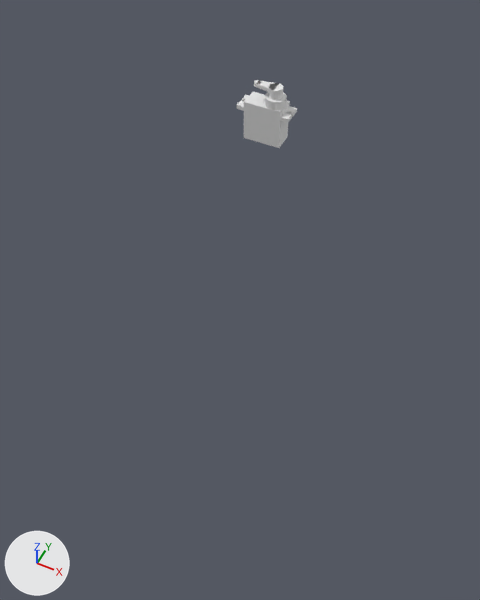
What one commit did to the Blender file dz231021/motor6.blend.
The view is the same before and after, from a camera (50 mm lens) standing at (136.0, -306.0, 230.0) and looking at (33.0, -100.0, -28.0). Arrows for +X, +Y and +Z are at lower left; the lights stay in place.
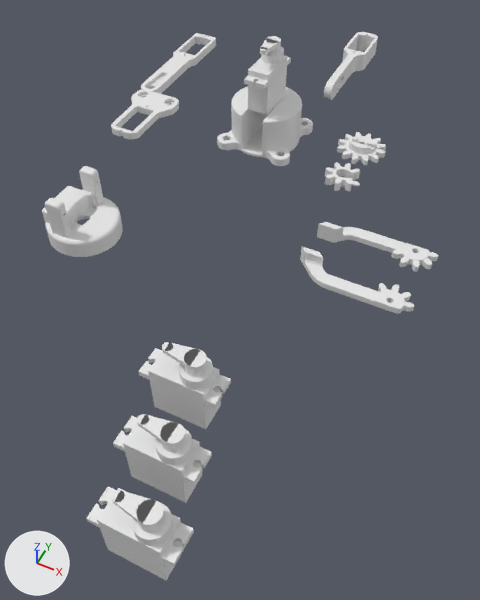
What differs and where, as boxes [x1, y1, x2, y2] in the pictures (480 x 600 px):
'Plane.004', added
    after: [87, 486, 194, 581]
'Plane.003', added
    after: [113, 414, 212, 503]
'Plane.001', added
    after: [138, 342, 231, 429]
'Tapa v2', added
    after: [42, 166, 123, 257]
'Base 2 v2', added
    after: [217, 86, 313, 166]
'Plane', moved, turned
    before: [236, 80, 297, 148]
    after: [244, 36, 291, 115]
'Pinza izquierda v1', added
    after: [300, 246, 414, 314]
'Pinza derecha v1', added
    after: [317, 222, 438, 272]
'Soporte Pinza v1', added
    after: [111, 90, 179, 139]
'Brazo 1 v1', added
    after: [141, 33, 216, 94]
'Brazo 2 v1', added
    after: [324, 32, 378, 100]
'Piñon pinza 1 v1', added
    after: [337, 132, 386, 165]
'Piñon Servo v1', added
    after: [325, 162, 360, 192]

What the commit changed:
Mesh me_tapa_v2 is new.
It has 2805 vertices, 5618 faces and spans x -19.0..19.0, y -19.0..19.0, z 0.0..29.5.
Mesh me_soporte_pinza_v1 is new.
It has 579 vertices, 1170 faces and spans x -67.0..-38.0, y -22.5..21.5, z 0.0..4.0.
Mesh me_piñon_servo_v1 is new.
It has 774 vertices, 1548 faces and spans x 45.0..65.0, y -28.0..-8.0, z 0.0..5.0.
Mesh me_piñon_pinza_1_v1 is new.
It has 1171 vertices, 2342 faces and spans x 41.0..69.0, y -1.0..27.0, z 0.0..7.0.
Mesh me_pinza_izquierda_v1 is new.
It has 477 vertices, 954 faces and spans x -29.9..28.5, y -18.7..-4.3, z 0.0..9.0.
Mesh me_pinza_derecha_v1 is new.
It has 470 vertices, 940 faces and spans x -29.9..28.5, y 3.5..17.5, z 0.0..9.0.
Mesh me_brazo_2_v1 is new.
It has 533 vertices, 1078 faces and spans x -8.2..8.2, y -40.0..40.0, z 0.0..12.0.
Mesh me_brazo_1_v1 is new.
It has 429 vertices, 870 faces and spans x -8.2..8.2, y -40.0..40.0, z 0.0..5.0.
Mesh me_base_2_v2 is new.
It has 8864 vertices, 17744 faces and spans x -22.5..22.5, y -22.5..22.5, z 0.0..24.0.
Object 'Plane' (ob_plane) moves from (0.0, 0.0, 0.0) to (0.0, 0.0, 23.5).
Object 'Plane' (ob_plane) turns from (0, 0, 0) to (0, 0, 88) degrees about x, y and z.
Object 'Plane.004' (ob_plane_004) is new; it shows a copy of the mesh of ob_plane.
Its location is (68.4, -241.7, 4.7).
Object 'Plane.003' (ob_plane_003) is new; it shows a copy of the mesh of ob_plane.
Its location is (60.7, -215.2, 4.4).
Object 'Plane.001' (ob_plane_001) is new; it shows a copy of the mesh of ob_plane.
Its location is (53.7, -187.2, 7.4).
Object 'Tapa v2' (ob_tapa_v2) is new; it shows me_tapa_v2.
Its location is (-51.1, -111.1, -5.2).
Object 'Soporte Pinza v1' (ob_soporte_pinza_v1) is new; it shows me_soporte_pinza_v1.
Its location is (-16.5, -24.6, 8.0).
Object 'Piñon Servo v1' (ob_piñon_servo_v1) is new; it shows me_piñon_servo_v1.
Its location is (0.0, 0.0, 0.0).
Object 'Piñon pinza 1 v1' (ob_piñon_pinza_1_v1) is new; it shows me_piñon_pinza_1_v1.
Its location is (0.0, 0.0, 0.0).
Object 'Pinza izquierda v1' (ob_pinza_izquierda_v1) is new; it shows me_pinza_izquierda_v1.
Its location is (89.4, -81.1, 2.2).
Object 'Pinza derecha v1' (ob_pinza_derecha_v1) is new; it shows me_pinza_derecha_v1.
Its location is (90.3, -73.6, 1.8).
Object 'Brazo 2 v1' (ob_brazo_2_v1) is new; it shows me_brazo_2_v1.
Its location is (11.3, 112.4, -13.1).
Object 'Brazo 1 v1' (ob_brazo_1_v1) is new; it shows me_brazo_1_v1.
Its location is (-84.1, 42.5, 2.2).
Object 'Base 2 v2' (ob_base_2_v2) is new; it shows me_base_2_v2.
Its location is (0.0, 0.0, 0.0).
It gains a BOOLEAN modifier named 'Boolean'.
Modifier setting: object = ob_plane.
